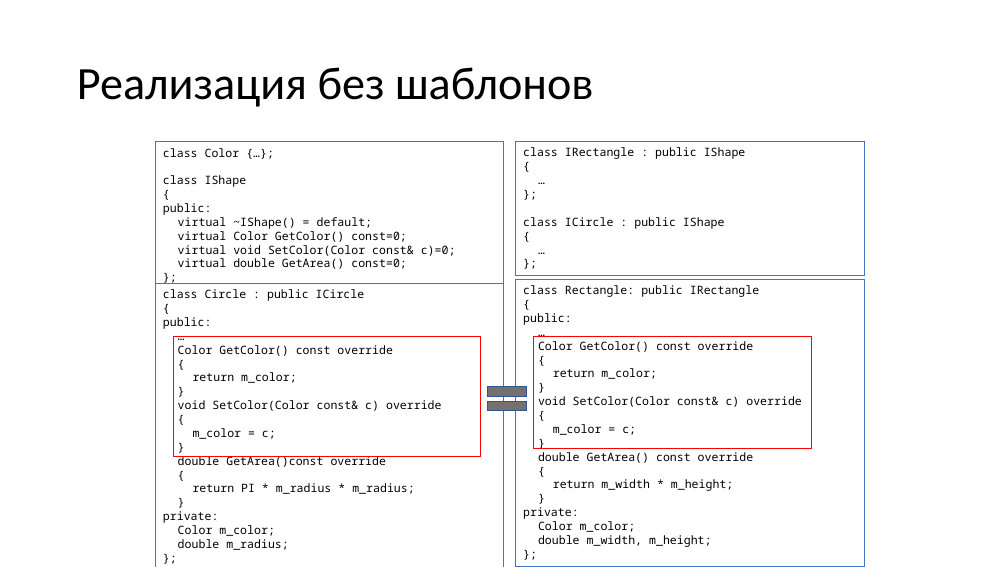
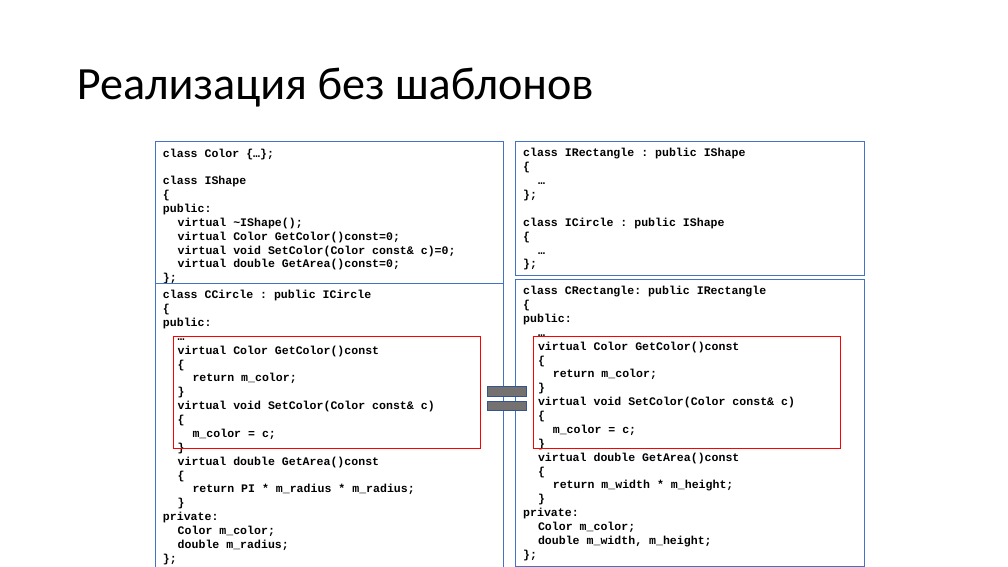
Before and after one commit to alexey-malov/oop, a slide deck: slide 57 of lectures/06/Обобщенное программирование, шаблоны.pptx (slide 58 before the commit). Drawn at 1008x567 pixels with LibreOffice and Linux fonts; fonts in the diff are those of the drawing. Boxes give left, top, right and bottom in pixels: in the first picture for what was removed or moved away, otherwise in the second. Text is boxed around its words. In the diff, an @@ line names an element or a change of style, - is before the commit and + after.

```diff
--- a/lectures/06/Обобщенное программирование, шаблоны.pptx
+++ b/lectures/06/Обобщенное программирование, шаблоны.pptx
@@ text in rectangle at (x1=163, y1=148, x2=456, y2=257): font Noto Sans Mono to Courier New, bold on in "class Color {…};", "class IShape", "{", "public:" and 2 more places @@
@@ rectangle "class IRectangle : public IShape" at (x1=516, y1=141, x2=864, y2=275): font Noto Sans Mono to Courier New, bold on @@
@@ text in rectangle at (x1=178, y1=218, x2=400, y2=243): text changed; font Noto Sans Mono to Courier New; bold on @@
-virtual ~IShape() = default;
-virtual Color GetColor() const=0;
+virtual ~IShape();
+virtual Color GetColor()const=0;
@@ text in rectangle at (x1=178, y1=259, x2=400, y2=270): text changed; font Noto Sans Mono to Courier New; bold on @@
-virtual double GetArea() const=0;
+virtual double GetArea()const=0;
@@ text in rectangle at (x1=163, y1=290, x2=372, y2=301): text changed; font Noto Sans Mono to Courier New; bold on @@
-class Circle : public ICircle
+class CCircle : public ICircle
@@ text in rectangle at (x1=523, y1=286, x2=766, y2=297): text changed; font Noto Sans Mono to Courier New; bold on @@
-class Rectangle: public IRectangle
+class CRectangle: public IRectangle
@@ text in rectangle at (x1=163, y1=318, x2=414, y2=550): font Noto Sans Mono to Courier New, bold on in "{", "public:", "…", "{" and 12 more places @@
@@ text in rectangle at (x1=523, y1=314, x2=733, y2=547): font Noto Sans Mono to Courier New, bold on in "{", "public:", "…", "{" and 12 more places @@
@@ rectangle resized from (x1=173, y1=337, x2=480, y2=456) to (x1=173, y1=337, x2=480, y2=448) @@
@@ text in rectangle at (x1=178, y1=346, x2=379, y2=357): text changed; font Noto Sans Mono to Courier New; bold on @@
-Color GetColor() const override
+virtual Color GetColor()const
@@ rectangle resized from (x1=534, y1=337, x2=811, y2=448) to (x1=534, y1=337, x2=841, y2=448) @@
@@ text in rectangle at (x1=538, y1=342, x2=739, y2=353): text changed; font Noto Sans Mono to Courier New; bold on @@
-Color GetColor() const override
+virtual Color GetColor()const
@@ text in rectangle at (x1=178, y1=401, x2=435, y2=412): text changed; font Noto Sans Mono to Courier New; bold on @@
-void SetColor(Color const& c) override
+virtual void SetColor(Color const& c)
@@ text in rectangle at (x1=538, y1=397, x2=795, y2=408): text changed; font Noto Sans Mono to Courier New; bold on @@
-void SetColor(Color const& c) override
+virtual void SetColor(Color const& c)
@@ text in rectangle at (x1=178, y1=457, x2=379, y2=468): text changed; font Noto Sans Mono to Courier New; bold on @@
-double GetArea()const override
+virtual double GetArea()const
@@ text in rectangle at (x1=538, y1=453, x2=739, y2=464): text changed; font Noto Sans Mono to Courier New; bold on @@
-double GetArea() const override
+virtual double GetArea()const
```
Also in this commit, not shown: 15 other slides changed, 4 slides added, 5 slides removed, 6 other files.
